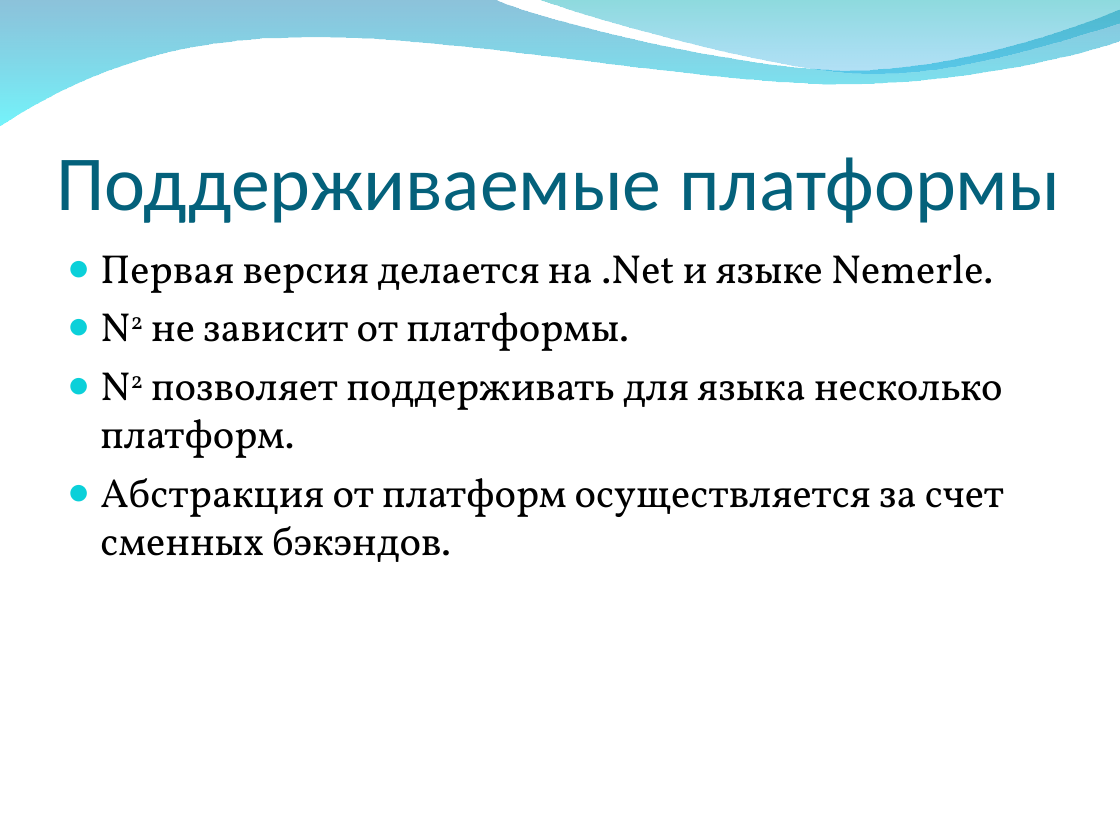
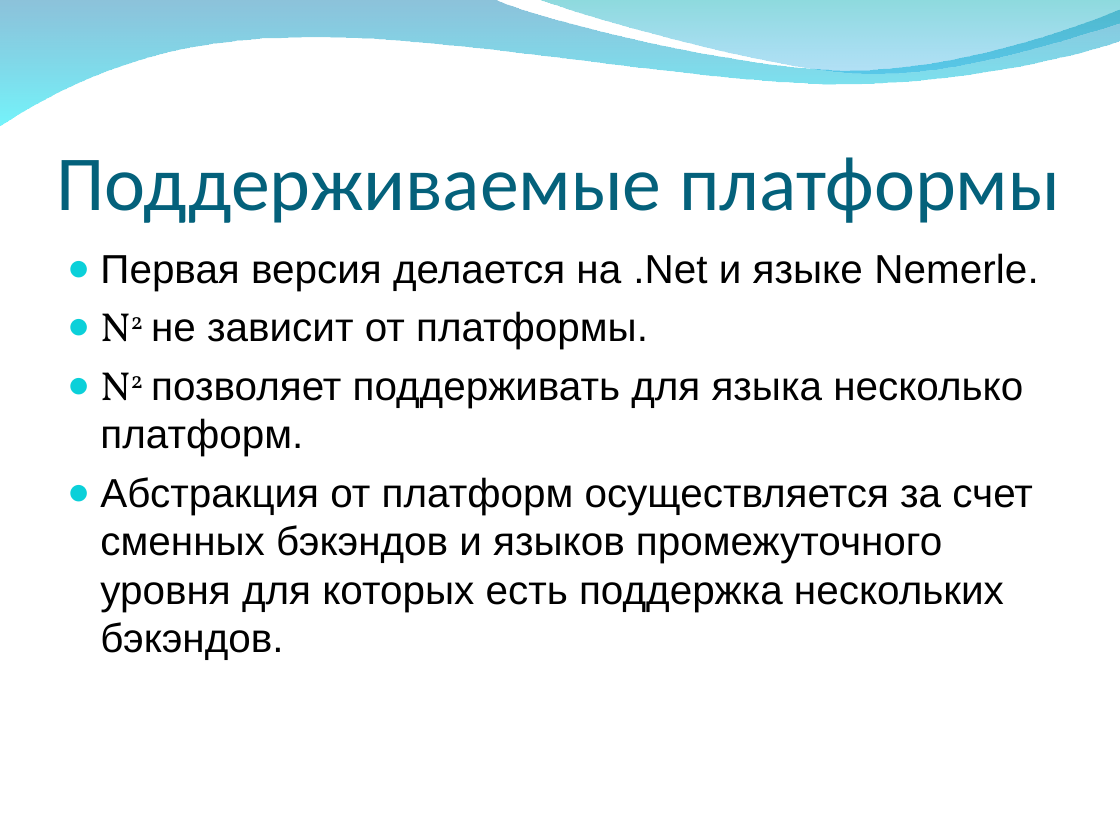
Before and after one commit to VladD2/Nemerle-Articles, a slide deck: slide 9 of N2/N2-Project/N2.ppt. Drawn at 1120x840 pixels with LibreOffice and Linux fonts; fonts in the diff are those of the drawing; background and template pictures are left out. Boxes give left, top, right and bottom in pixels: in the first picture for what was removed or moved away, otherwise in the second. Text is boxed around its words. In the diff, an @@ line names an element or a change of style, - is before the commit and + after.

```diff
--- a/N2/N2-Project/N2.ppt
+++ b/N2/N2-Project/N2.ppt
@@ text at (100,253,1038,456): font Vollkorn to Arial in "Первая версия делается на .Net и языке ...", "не зависит от платформы.", "позволяет поддерживать для языка несколько платформ." @@
@@ text at (100,477,1033,660): text changed; font Vollkorn to Arial @@
-● Абстракция от платформ осуществляется за счет сменных бэкэндов.
+● Абстракция от платформ осуществляется за счет сменных бэкэндов и языков промежуточного уровня для которых есть поддержка нескольких бэкэндов.
```
Also in this commit, not shown: 18 other slides changed, 4 slides added.
